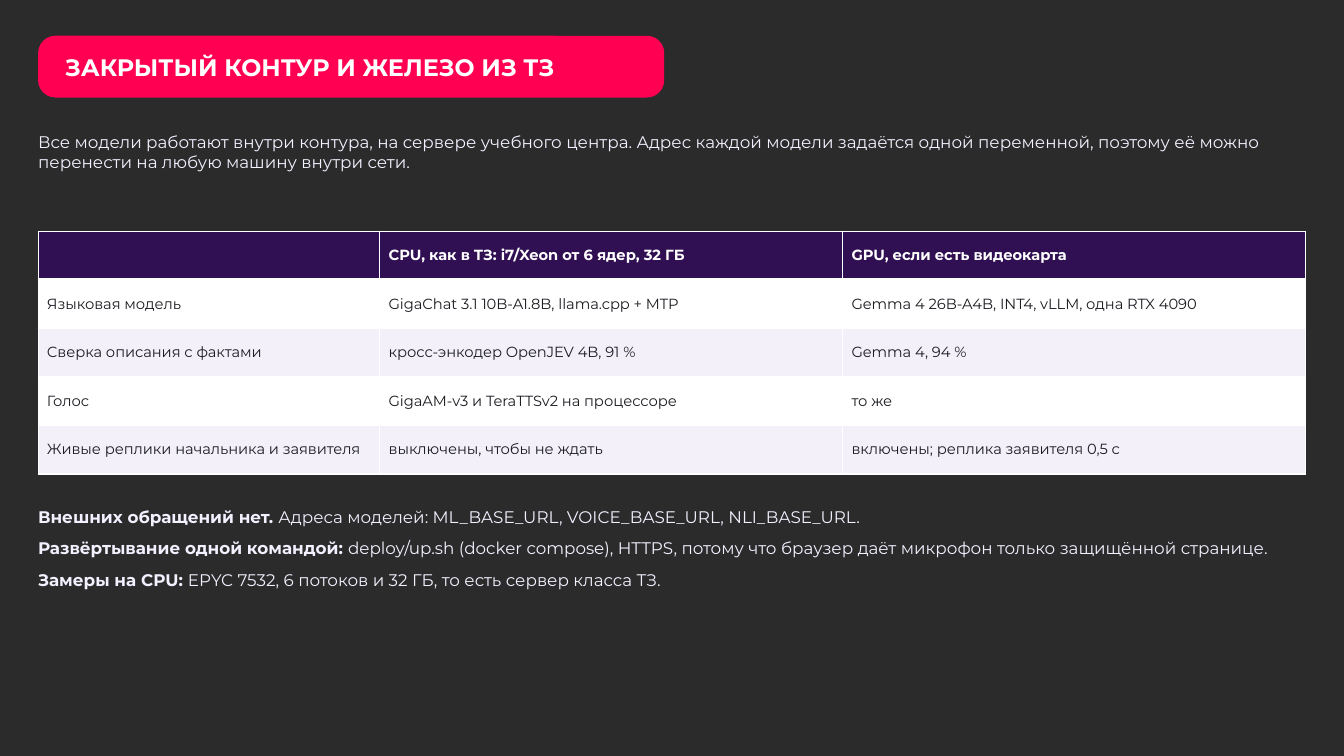
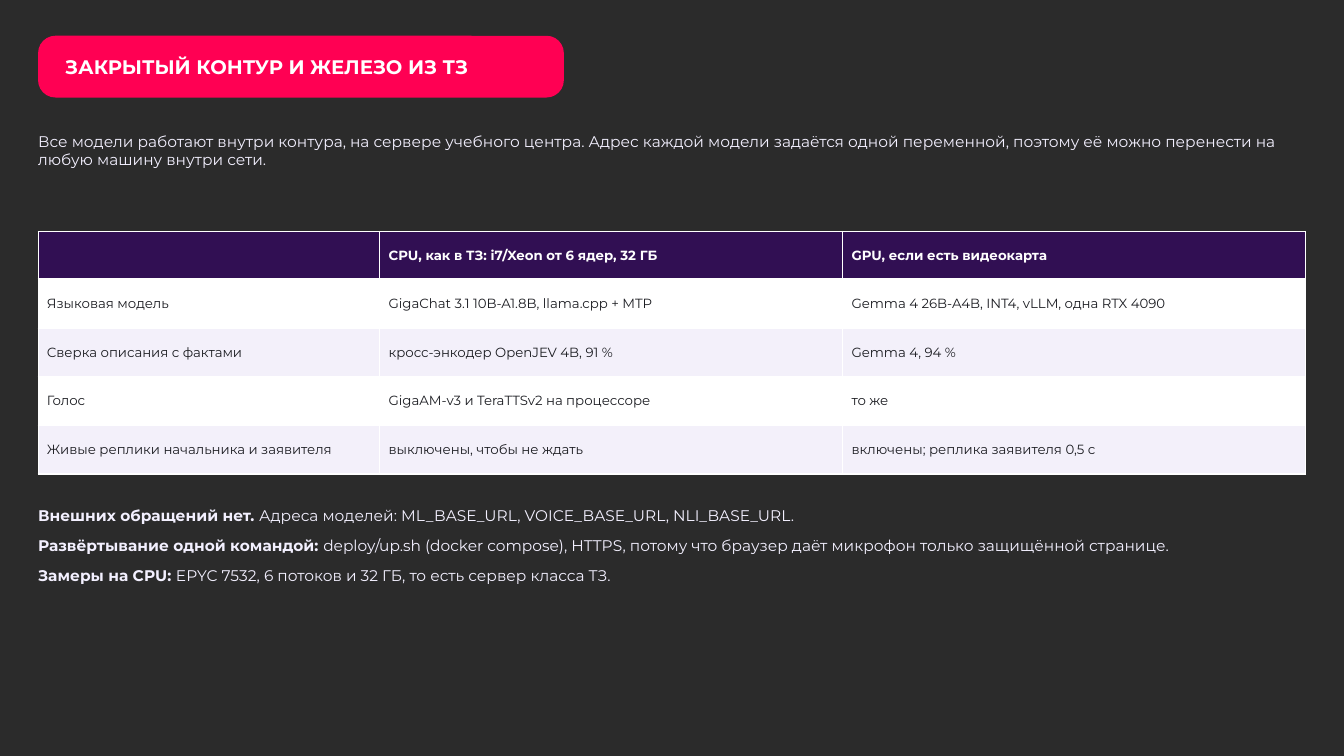
Before and after one commit to Den4ikAI/arm112-trainer_final, a slide deck: slide 21 of docs/презентация.pptx. Drawn at 1344x756 pixels with LibreOffice and Linux fonts; fonts in the diff are those of the drawing; background and template pictures are left out; a plain dark background stands for a picture behind light text. Boxes give left, top, right and bottom in pixels: in the first picture for what was removed or moved away, otherwise in the second. Text is boxed around its words. In the diff, an @@ line names an element or a change of style, - is before the commit and + after.

```diff
--- a/docs/презентация.pptx
+++ b/docs/презентация.pptx
@@ rounded rectangle "ЗАКРЫТЫЙ КОНТУР И ЖЕЛЕЗО ИЗ ...": place and size @@
-rounded rectangle "ЗАКРЫТЫЙ КОНТУР И ЖЕЛЕЗО ИЗ ..." at box(38, 35, 664, 97)
+rounded rectangle "ЗАКРЫТЫЙ КОНТУР И ЖЕЛЕЗО ИЗ ..." at box(38, 35, 565, 97)
@@ rounded rectangle "ЗАКРЫТЫЙ КОНТУР И ЖЕЛЕЗО ИЗ ..." at box(38, 35, 565, 97): size 17 to 14 pt @@
@@ text "Все модели работают внутри контура, ..." at box(38, 135, 1275, 168): size 12 to 11 pt @@
@@ table at box(38, 232, 1306, 475) @@
@@ size 10.5 to 9.5 pt @@
@@ text "Внешних обращений нет. Адреса моделей: ..." at box(38, 509, 1169, 584): size 12 to 11 pt @@
```
Also in this commit, not shown: 22 other slides changed, 4 other files.
